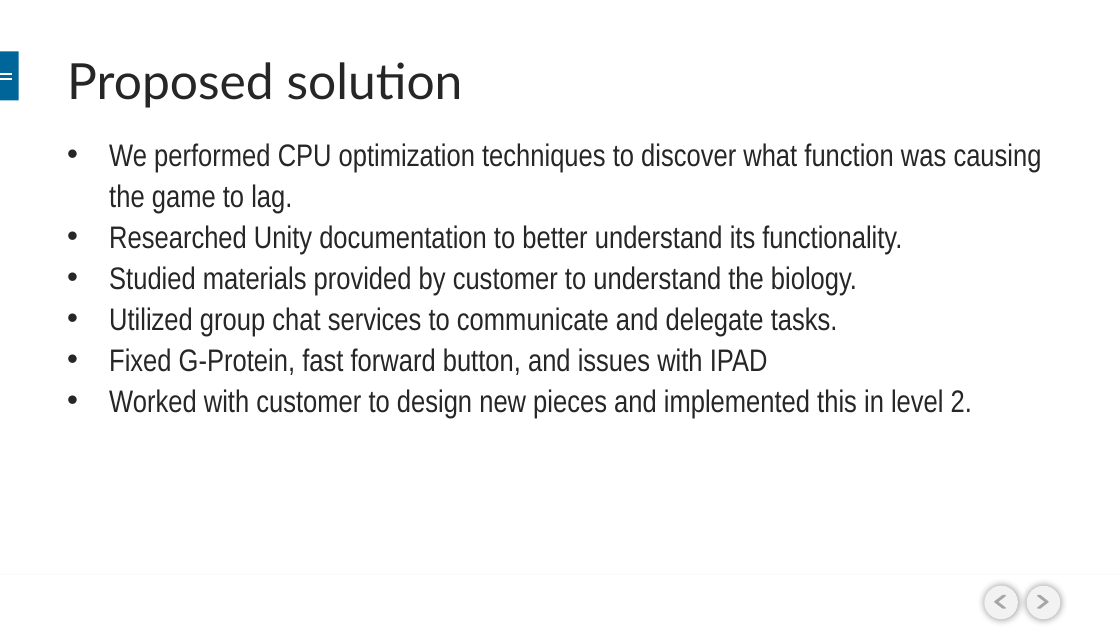
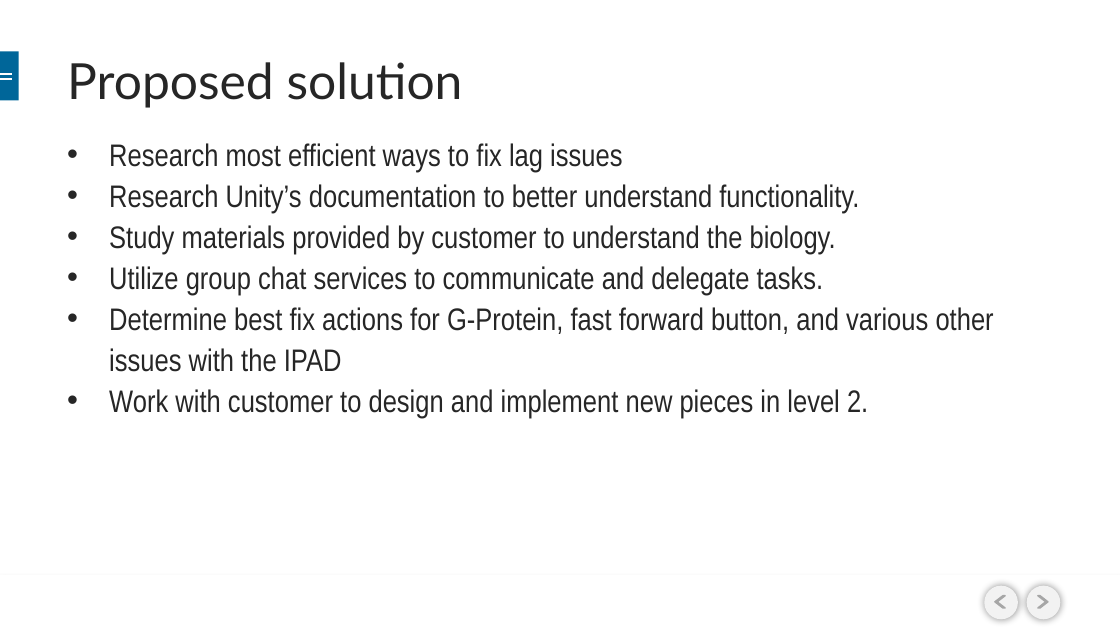
Before and after one commit to BioRubeBotProject/biorubebot-production, a slide deck: slide 4 of Documents/BIORUBEBOT- CS452 Spring 17.pptx. Drawn at 1120x630 pixels with LibreOffice and Linux fonts; fonts in the diff are those of the drawing; background and template pictures are left out. Boxes give left, top, right and bottom in pixels: in the first picture for what was removed or moved away, otherwise in the second. Text is boxed around its words. In the diff, an @@ line names an element or a change of style, - is before the commit and + after.

```diff
--- a/Documents/BIORUBEBOT- CS452 Spring 17.pptx
+++ b/Documents/BIORUBEBOT- CS452 Spring 17.pptx
@@ text at (109,143,994,418): text changed @@
-• We performed CPU optimization techniques to discover what function was causing the game to lag.
-• Researched Unity documentation to better understand its functionality.
-• Studied materials provided by customer to understand the biology.
-• Utilized group chat services to communicate and delegate tasks.
-• Fixed G-Protein, fast forward button, and issues with IPAD
-• Worked with customer to design new pieces and implemented this in level 2.
+• Research most efficient ways to fix lag issues
+• Research Unity’s documentation to better understand functionality.
+• Study materials provided by customer to understand the biology.
+• Utilize group chat services to communicate and delegate tasks.
+• Determine best fix actions for G-Protein, fast forward button, and various other issues with the IPAD
+• Work with customer to design and implement new pieces in level 2.
```
Also in this commit, not shown: 8 other slides changed, 1 slide added.
